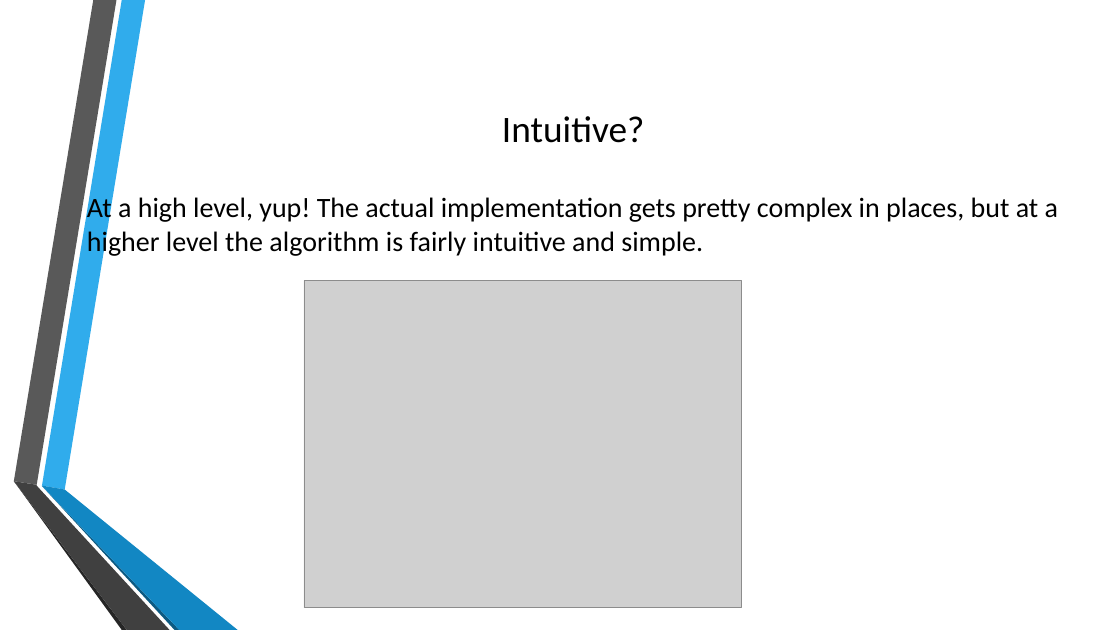
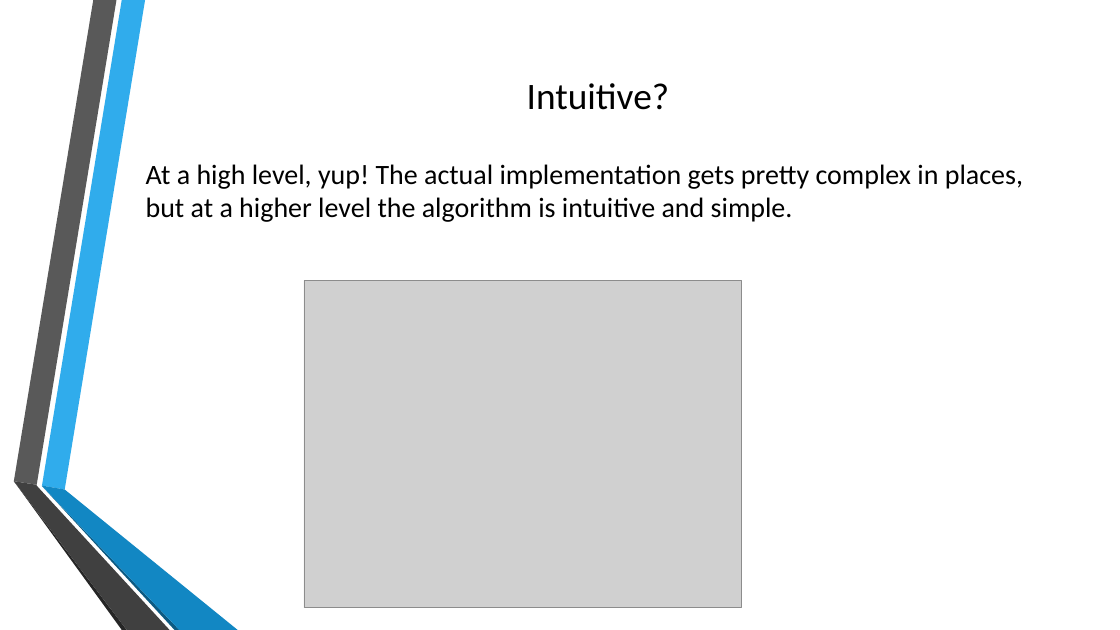
Before and after one commit to rumackaaron/JHacks2016, a slide deck: slide 11 of Making Finals not as Bad.pptx. Drawn at 1120x630 pixels with LibreOffice and Linux fonts; fonts in the diff are those of the drawing; grey boxes stand for pictures; background and template pictures are left out. Boxes give left, top, right and bottom in pixels: in the first picture for what was removed or moved away, otherwise in the second. Text is boxed around its words. In the diff, an @@ line names an element or a change of style, - is before the commit and + after.

```diff
--- a/Making Finals not as Bad.pptx
+++ b/Making Finals not as Bad.pptx
@@ text "Intuitive?": place and size @@
-text "Intuitive?" at bbox=[87, 116, 1058, 257]
+text "Intuitive?" at bbox=[146, 83, 1023, 222]
@@ text at bbox=[146, 164, 1023, 222]: text changed @@
-At a high level, yup! The actual implementation gets pretty complex in places, but at a higher level the algorithm is fairly intuitive and simple.
+At a high level, yup! The actual implementation gets pretty complex in places, but at a higher level the algorithm is intuitive and simple.
```
Also in this commit, not shown: 7 other slides changed.
